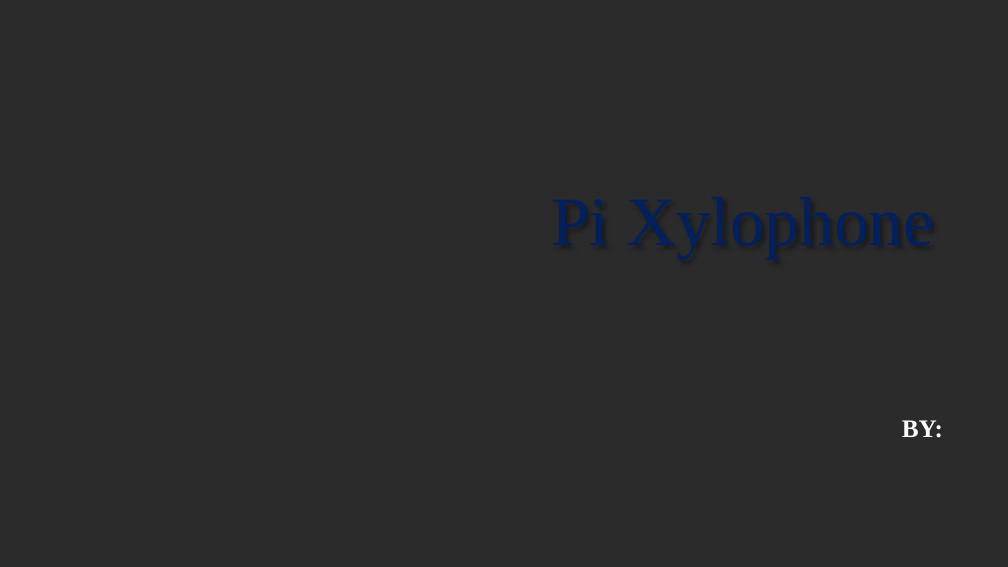
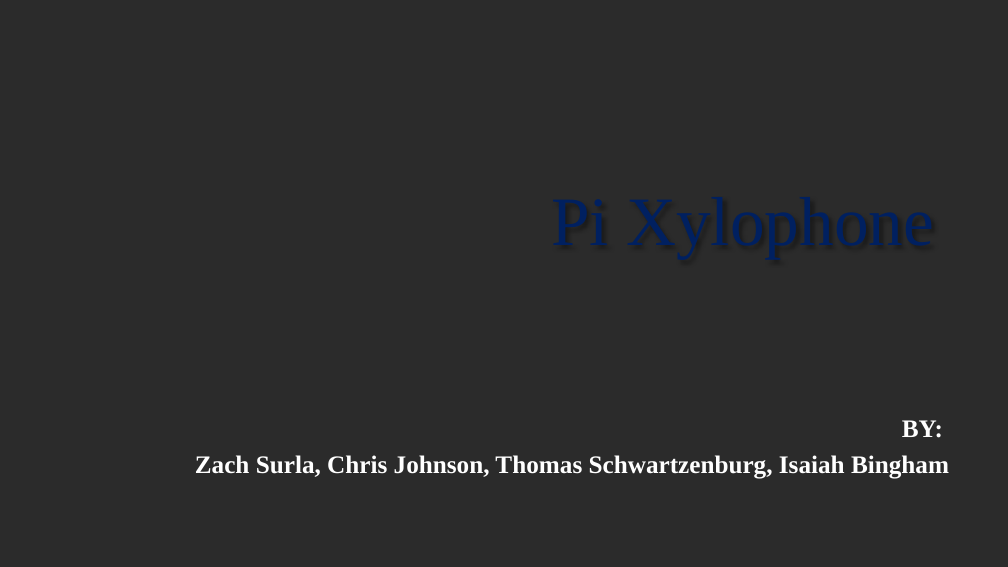
Before and after one commit to Final-Pi-Project-132/The-Final-Pi-project, a slide deck: slide 1 of Presentation Final Edition.pptx. Drawn at 1008x567 pixels with LibreOffice and Linux fonts; fonts in the diff are those of the drawing; background and template pictures are left out; a plain dark background stands for a picture behind light text. Boxes give left, top, right and bottom in pixels: in the first picture for what was removed or moved away, otherwise in the second. Text is boxed around its words. In the diff, an @@ line names an element or a change of style, - is before the commit and + after.

```diff
--- a/Presentation Final Edition.pptx
+++ b/Presentation Final Edition.pptx
@@ subtitle at (x1=195, y1=455, x2=949, y2=479): paragraph added @@
+Zach Surla, Chris Johnson, Thomas Schwartzenburg, Isaiah Bingham
```
Also in this commit, not shown: 1 slide added.
